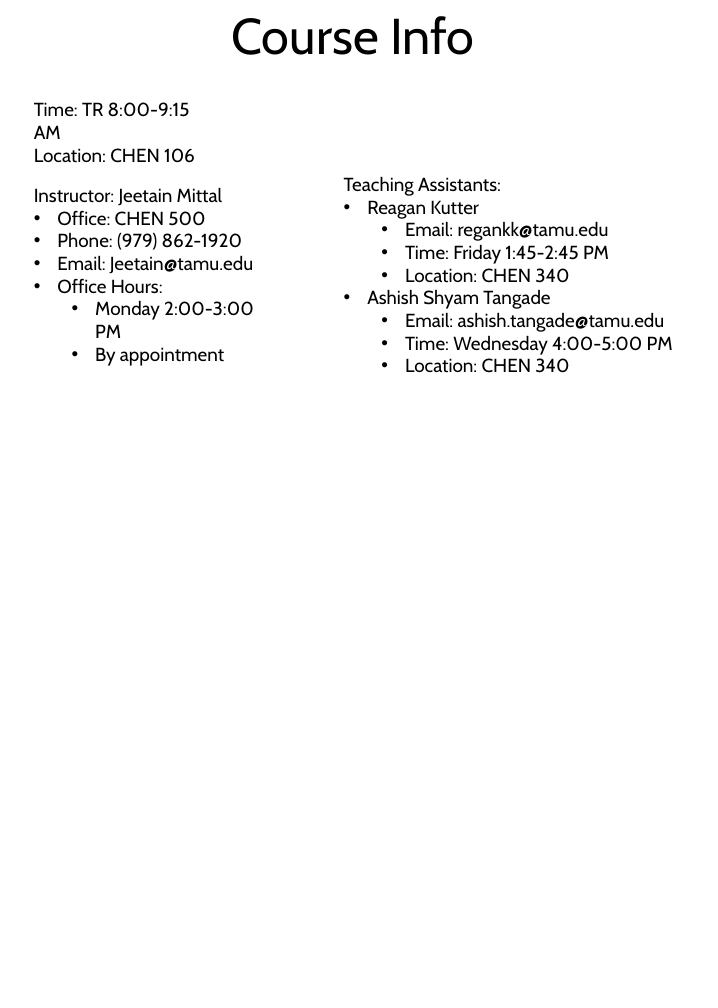
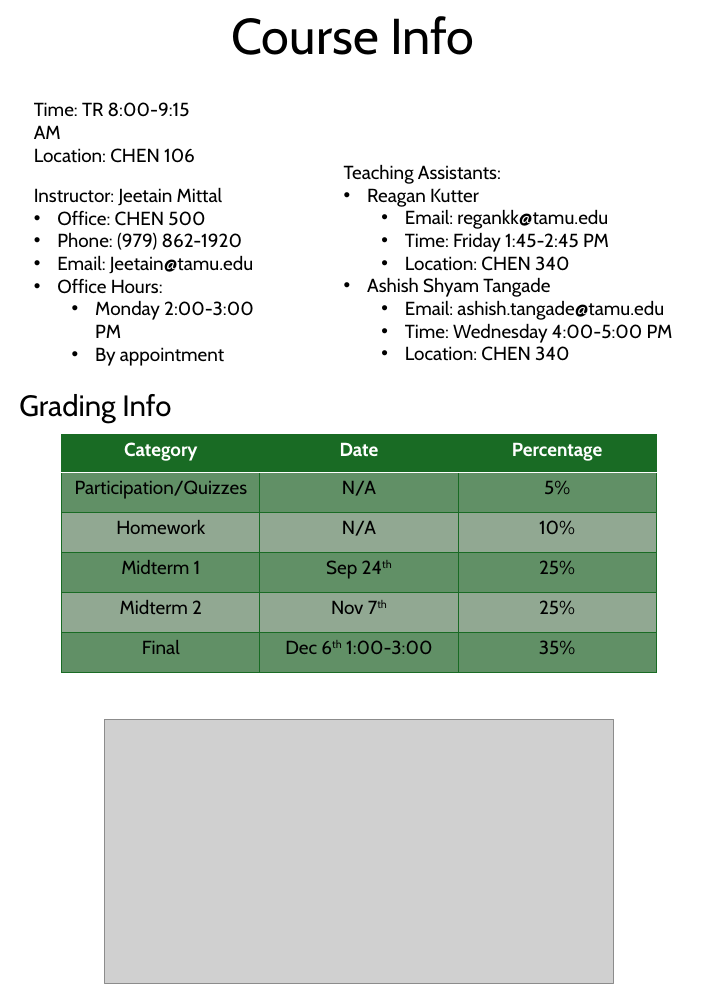
Before and after one commit to 1980s-Space-Guy/Fall24Classes, a slide deck: slide 1 of ThermodynamicsII.pptx. Drawn at 718x1008 pixels with LibreOffice and Linux fonts; fonts in the diff are those of the drawing; grey boxes stand for pictures. Boxes give left, top, right and bottom in pixels: in the first picture for what was removed or moved away, otherwise in the second. Text is boxed around its words. In the diff, an @@ line names an element or a change of style, - is before the commit and + after.

```diff
--- a/ThermodynamicsII.pptx
+++ b/ThermodynamicsII.pptx
@@ text "Teaching Assistants:": place and size @@
-text "Teaching Assistants:" at bbox=[344, 176, 673, 373]
+text "Teaching Assistants:" at bbox=[344, 164, 673, 361]
@@ text added at bbox=[19, 394, 171, 423], 28 pt, text #000000 @@
+Grading Info
@@ table added at bbox=[62, 435, 656, 672], 6 rows, 3 columns @@
+Category | Date | Percentage
+Participation/Quizzes | N/A | 5%
+Homework | N/A | 10%
+Midterm 1 | Sep 24th | 25%
+Midterm 2 | Nov 7th | 25%
+Final | Dec 6th 1:00-3:00 | 35%
@@ picture added at bbox=[104, 719, 614, 983] @@
```
Also in this commit, not shown: 7 slides added, 2 other files.
